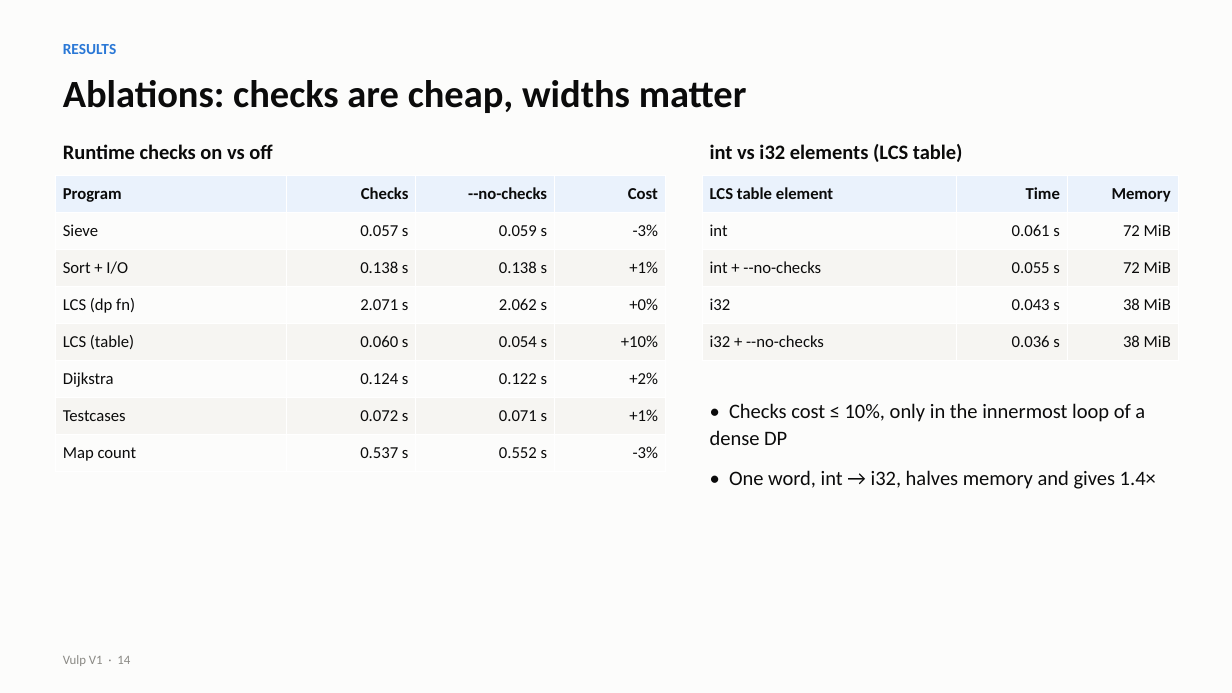
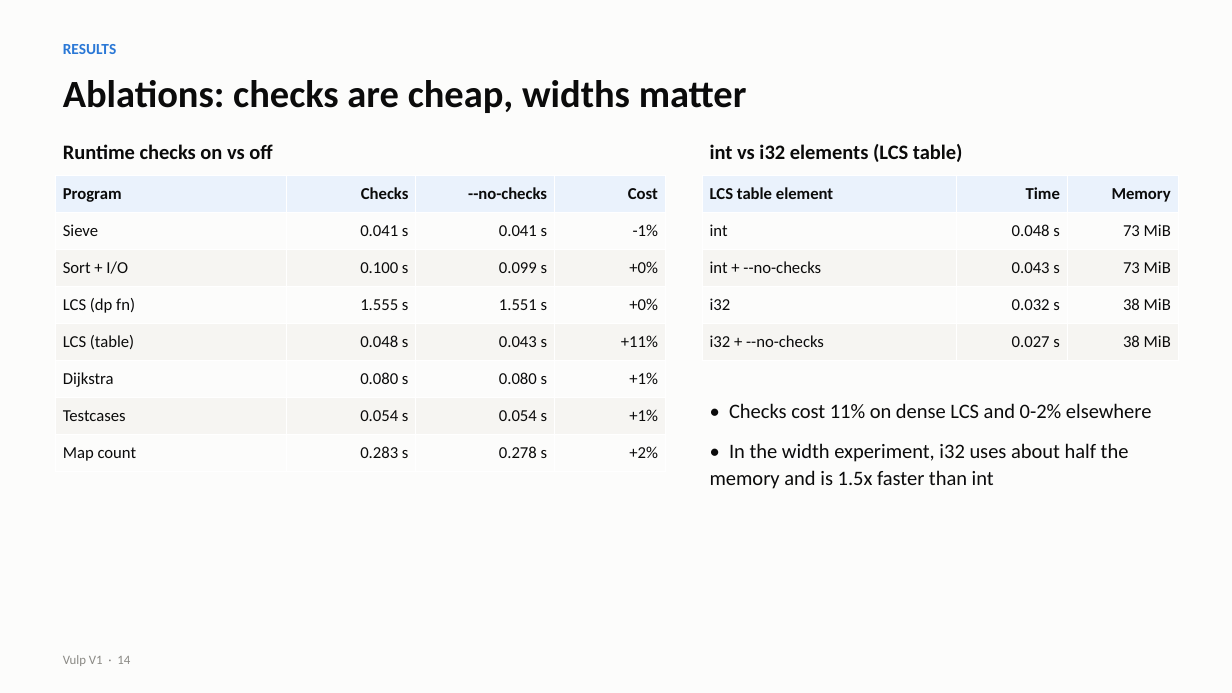
Before and after one commit to vulp-lang/vulp, a slide deck: slide 14 of docs/presentation/vulp_v1.pptx. Drawn at 1232x693 pixels with LibreOffice and Linux fonts; fonts in the diff are those of the drawing. Boxes give left, top, right and bottom in pixels: in the first picture for what was removed or moved away, otherwise in the second. Text is boxed around its words. In the diff, an @@ line names an element or a change of style, - is before the commit and + after.

```diff
--- a/docs/presentation/vulp_v1.pptx
+++ b/docs/presentation/vulp_v1.pptx
@@ table at (55, 176, 665, 471) @@
-row 2: Sieve | 0.057 s | 0.059 s | -3%
+row 2: Sieve | 0.041 s | 0.041 s | -1%
-row 3: Sort + I/O | 0.138 s | 0.138 s | +1%
+row 3: Sort + I/O | 0.100 s | 0.099 s | +0%
-row 4, column 2: 2.071 s
+row 4, column 2: 1.555 s
-row 4, column 3: 2.062 s
+row 4, column 3: 1.551 s
-row 5: LCS (table) | 0.060 s | 0.054 s | +10%
+row 5: LCS (table) | 0.048 s | 0.043 s | +11%
-row 6: Dijkstra | 0.124 s | 0.122 s | +2%
+row 6: Dijkstra | 0.080 s | 0.080 s | +1%
-row 7, column 2: 0.072 s
+row 7, column 2: 0.054 s
-row 7, column 3: 0.071 s
+row 7, column 3: 0.054 s
-row 8: Map count | 0.537 s | 0.552 s | -3%
+row 8: Map count | 0.283 s | 0.278 s | +2%
@@ table at (702, 176, 1178, 360) @@
-row 2, column 2: 0.061 s
+row 2, column 2: 0.048 s
-row 2, column 3: 72 MiB
+row 2, column 3: 73 MiB
-row 3, column 2: 0.055 s
+row 3, column 2: 0.043 s
-row 3, column 3: 72 MiB
+row 3, column 3: 73 MiB
-row 4, column 2: 0.043 s
+row 4, column 2: 0.032 s
-row 5, column 2: 0.036 s
+row 5, column 2: 0.027 s
@@ text at (710, 403, 1152, 489): text changed @@
-• Checks cost ≤ 10%, only in the innermost loop of a dense DP
-• One word, int → i32, halves memory and gives 1.4×
+• Checks cost 11% on dense LCS and 0-2% elsewhere
+• In the width experiment, i32 uses about half the memory and is 1.5x faster than int
```
Also in this commit, not shown: 6 other slides changed, 1 slide added, 1 slide removed.
